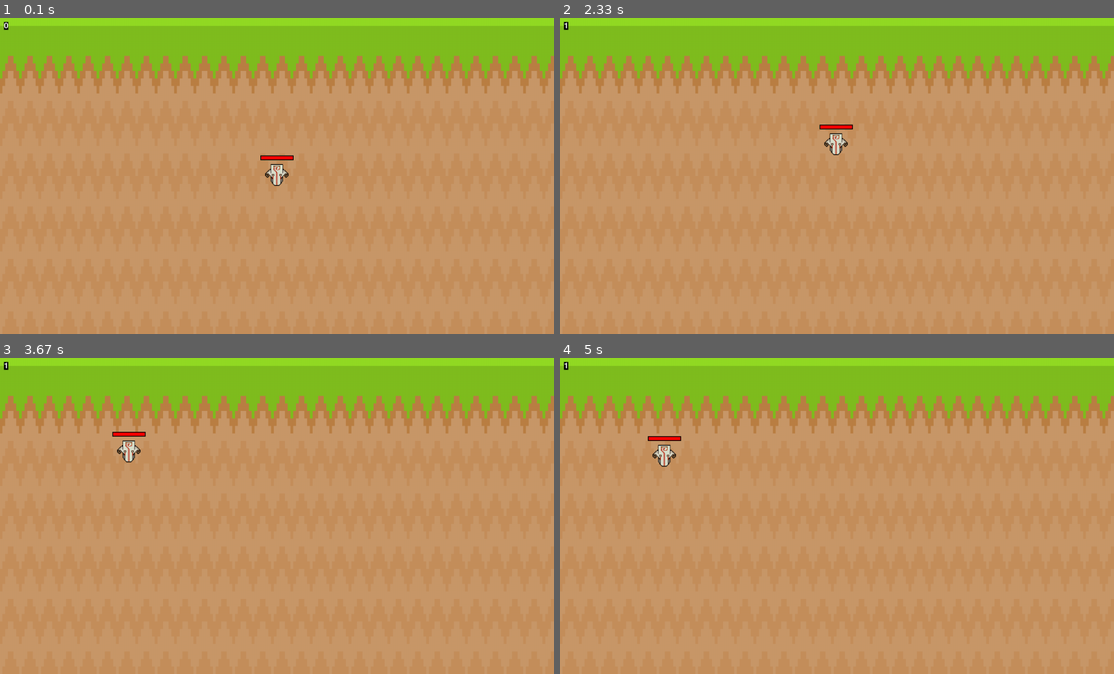
Above: before the commit, frames 1-4 (two rows, left to right).
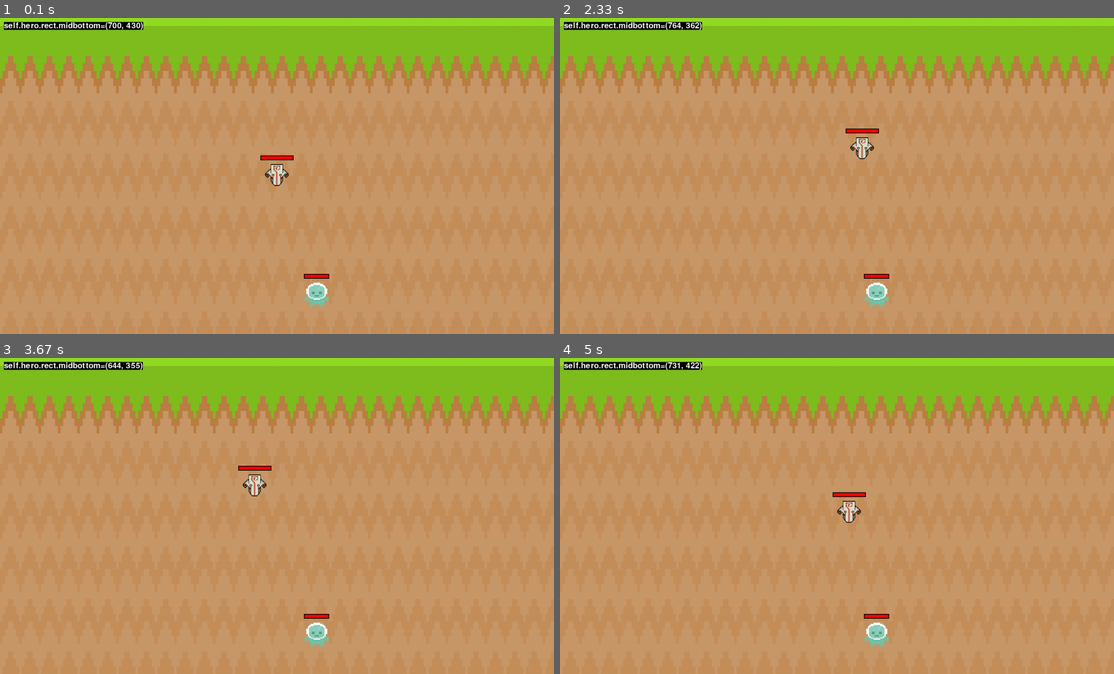
Above: after the commit, the same moments.

Repository: ArcherWayne/pygame_juggernaut_simulator
Game: pygame game, started from main.py
The game is run twice, just before and just after one commit, with the same random seed, the same clock (stepped at 60 frames per second) and the same inputs.
Inputs (mouse positions are in pixels of both pictures, inside the frame that each line leads up to):
- Up to frame 1 (0.1 s): no input
- Up to frame 2 (2.33 s): hold D 0.33-0.8 s; move the mouse to (814, 188) at 0.37 s; hold W 0.83-1.13 s; hold D 1.17-1.63 s; right-click (665, 128) at 1.72 s; hold A from 2 s (still down)
- Up to frame 3 (3.67 s): release A at 2.53 s; hold S 2.57-2.87 s; hold A 2.9-3.3 s; hold W from 3.33 s (still down)
- Up to frame 4 (5 s): release W at 3.7 s; hold D 3.73-4.37 s; hold S 4.4-4.77 s; hold A from 4.8 s (still down)

The runs differ from the first frame. In frame 1, 1.0% of the frame differs, in the area x 0-60%, y 1-92%; in frame 2, 1.5%; in frame 3, 1.5%; in frame 4, 1.6%.

Commit message:
better debug function

Diff:
--- a/creep.py
+++ b/creep.py
@@ -1,48 +1,39 @@
-from random import random
-
 import pygame
 from setting import *
+from debug import debug
 
 
 class Creep(pygame.sprite.Sprite):
-    def __init__(self, groups, health, movement_speed, damage, spawn_location):
+    def __init__(self, groups, health, movement_speed, damage, spawn_location, hero):
         super(Creep, self).__init__(groups)
+
+        # attributes
         self.health = health
         self.movement_speed = movement_speed
         self.damage = damage
-        self.collision_index = 0
 
+        # image and rect
         self.creep_enemy_surface = pygame.transform.scale(
-            pygame.image.load('assets/creep_enemy.png').convert_alpha(), (CREEP_HEIGHT, CREEP_WIDTH)
+            pygame.image.load('assets/creep/player_stand.png').convert_alpha(), (CREEP_HEIGHT, CREEP_WIDTH)
         )
         self.image = self.creep_enemy_surface
         self.rect = self.image.get_rect(center=spawn_location)
 
-        self.health_reduce_index = 0
+        # movement
+        self.pos = pygame.math.Vector2(self.rect.topleft)
+        self.direction = pygame.math.Vector2()
+        self.old_rect = self.rect.copy() # old_rect是用来检测碰撞的一部分, 不是dt中的一部分
 
-    def movement(self, hero_pos):
-        pass
-        # distance_hero_creep = math.sqrt(math.pow(hero_pos[0] - self.rect.x, 2) + math.pow(hero_pos[1] - self.rect.y, 2))
-        # if distance_hero_creep >= 60:
-        #
-        #     y_distance = self.rect.midbottom[1] - hero_pos[1]
-        #     x_distance = self.rect.midbottom[0] - hero_pos[0]
-        #
-        #     y_speed = int(math.sqrt(
-        #         math.pow(self.movement_speed, 2) / (math.pow((x_distance / y_distance), 2) + 1)
-        #     )) if y_distance != 0 else 0
-        #     x_speed = int(math.sqrt(
-        #         math.pow(self.movement_speed, 2) / (math.pow((y_distance / x_distance), 2) + 1)
-        #     )) if x_distance != 0 else 0
-        #
-        #     if y_distance < 0:
-        #         self.rect.y += y_speed
-        #     elif y_distance > 0:
-        #         self.rect.y -= y_speed
-        #     if x_distance < 0:
-        #         self.rect.x += x_speed
-        #     elif x_distance > 0:
-        #         self.rect.x -= x_speed
+        # varibles init
+        self.hero = hero
+
+
+    def get_dt(self, dt):
+        self.dt = dt
+
+    def movement(self):
+        debug('self.hero.rect.midbottom', self.hero.rect.midbottom)
+        # debug(self.hero.pos, 10, 30)
 
     def draw_health_bar(self):
         health_bar_background = pygame.Rect(self.rect.midtop[0] - 32, self.rect.midtop[1] - 22, 64, 12)
@@ -51,32 +42,7 @@
         pygame.draw.rect(screen, BLACK, health_bar_background)
         pygame.draw.rect(screen, RED, health_bar_content)
 
-    def destroy(self):
-        if self.health <= 0:
-            self.kill()
 
-    def attack(self):
-        pass
-
-    def health_reduce(self):
-        self.health_reduce_index += 1
-        if self.health > setting.CREEP_CIT_HEALTH:
-            if self.health_reduce_index >= 120:
-                self.health -= random.randint(9, 12)
-                self.health_reduce_index = 0
-
-        if self.health <= setting.CREEP_CIT_HEALTH:
-            self.creep_enemy_surface = pygame.transform.scale(
-                pygame.image.load('assets/graphics/Player/jump.png').convert_alpha(), (60, 60)
-            )
-            self.image = self.creep_enemy_surface
-            if self.health_reduce_index >= 160:
-                self.kill()
-                self.health_reduce_index = 0
-
-    def update(self, hero_pos):
-        self.movement(hero_pos)
-        self.attack_interval()
-        self.health_reduce()
+    def update(self):
+        self.movement()
         self.draw_health_bar()
-        self.destroy()
--- a/debug.py
+++ b/debug.py
@@ -4,10 +4,10 @@
 font = pygame.font.Font(None, 30)
 
 
-def debug(info, x=10, y=10):
+def debug(info_name, info, x=10, y=10):
     display_surf = pygame.display.get_surface()
     debug_surf = font.render(
-        f"{str(info)}"
+        f"{str(info_name)}={str(info)}"
         , True, 'White')
     debug_rect = debug_surf.get_rect(topleft=(x, y))
     pygame.draw.rect(display_surf, 'Black', debug_rect)
--- a/hero.py
+++ b/hero.py
@@ -27,7 +27,7 @@
         # movement
         self.pos = pygame.math.Vector2(self.rect.topleft)
         self.direction = pygame.math.Vector2()
-        self.old_rect = self.rect.copy()
+        self.old_rect = self.rect.copy() # old_rect是用来检测碰撞的一部分, 不是dt中的一部分
 
         # varibles init
         self.flag_moving = 0
@@ -45,15 +45,19 @@
     def keyboard_movement(self):
         keys = pygame.key.get_pressed()
         if keys[pygame.K_w]:
+            self.flag_moving = 0
             self.direction.y = -1
         elif keys[pygame.K_s]:
+            self.flag_moving = 0
             self.direction.y = 1
         else:
             self.direction.y = 0
 
         if keys[pygame.K_a]:
+            self.flag_moving = 0
             self.direction.x = -1
         elif keys[pygame.K_d]:
+            self.flag_moving = 0
             self.direction.x = 1
         else:
             self.direction.x = 0
@@ -72,7 +76,6 @@
             self.flag_moving = 1
 
     def mouse_movement(self):
-        debug(self.flag_moving)
         if self.flag_moving:
             self.direction.y = self.target_pos[1] - self.rect.midbottom[1]
             self.direction.x = self.target_pos[0] - self.rect.midbottom[0]
@@ -87,7 +90,6 @@
 
         if self.rect.midbottom == self.target_pos:
             self.flag_moving = 0
-
 
     def boundary(self):
         if self.rect.left < 0:
--- a/main.py
+++ b/main.py
@@ -28,6 +28,7 @@
 all_sprites = pygame.sprite.Group()
 collision_sprites = pygame.sprite.Group()
 hero = Hero(all_sprites, 'Juggernaut', HERO_HEALTH, HERO_MOVEMENT_SPEED, HERO_DAMAGE, HERO_FORESWING, HERO_BACKSWING)
+creep = Creep(all_sprites, CREEP_HEALTH, CREEP_MOVEMENT_SPEED, CREEP_DAMAGE, (800, 700), hero)
 # groups, name, health, movement_speed, damage, foreswing, backswing
 
 # main ------------------------------------------------------------------------------------------------------ #
@@ -47,6 +48,7 @@
         # delta time    ------------------------------------------------------------------------------------- #
         dt = time.time() - last_time
         hero.get_dt(dt)
+        creep.get_dt(dt)
         last_time = time.time()
 
         # event loop    ------------------------------------------------------------------------------------- #
@@ -71,9 +73,6 @@
             all_sprites.update()
             all_sprites.draw(screen)
 
-        # debug(mouse_pos, 10, 10)
-        # debug(mouse_click_pos, 10 ,30)
-        # debug(mouse_click_button, 10, 50)
         pygame.display.update()
 
 if __name__ == "__main__":
Not shown, changed: todo.md
